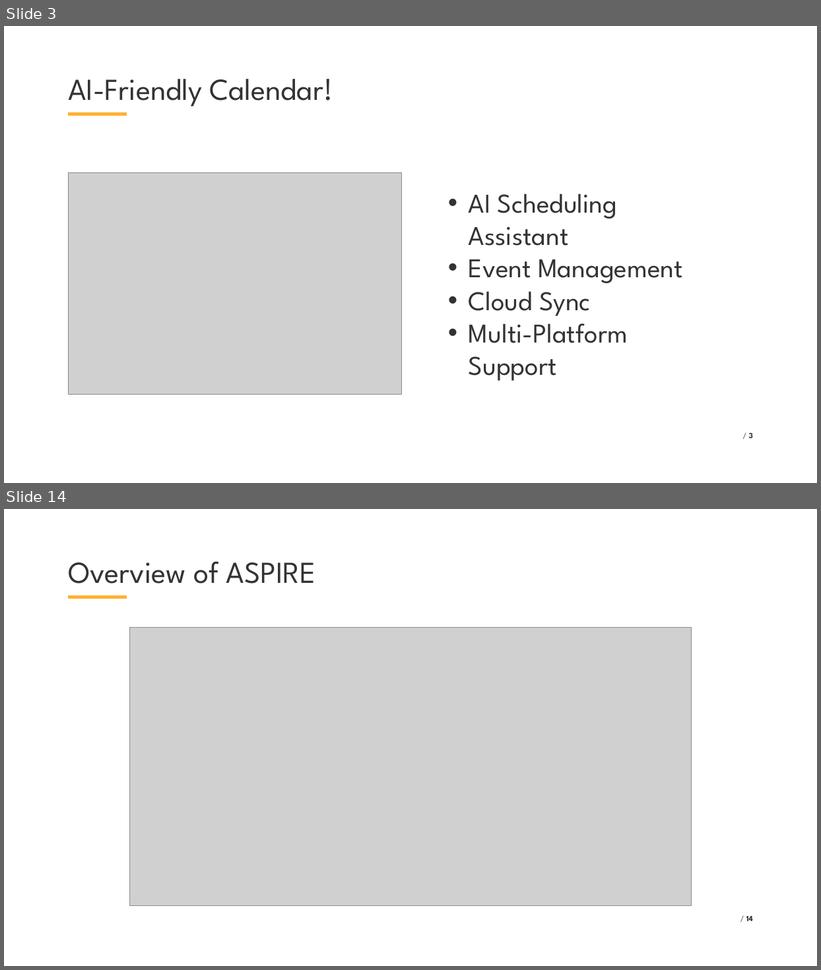
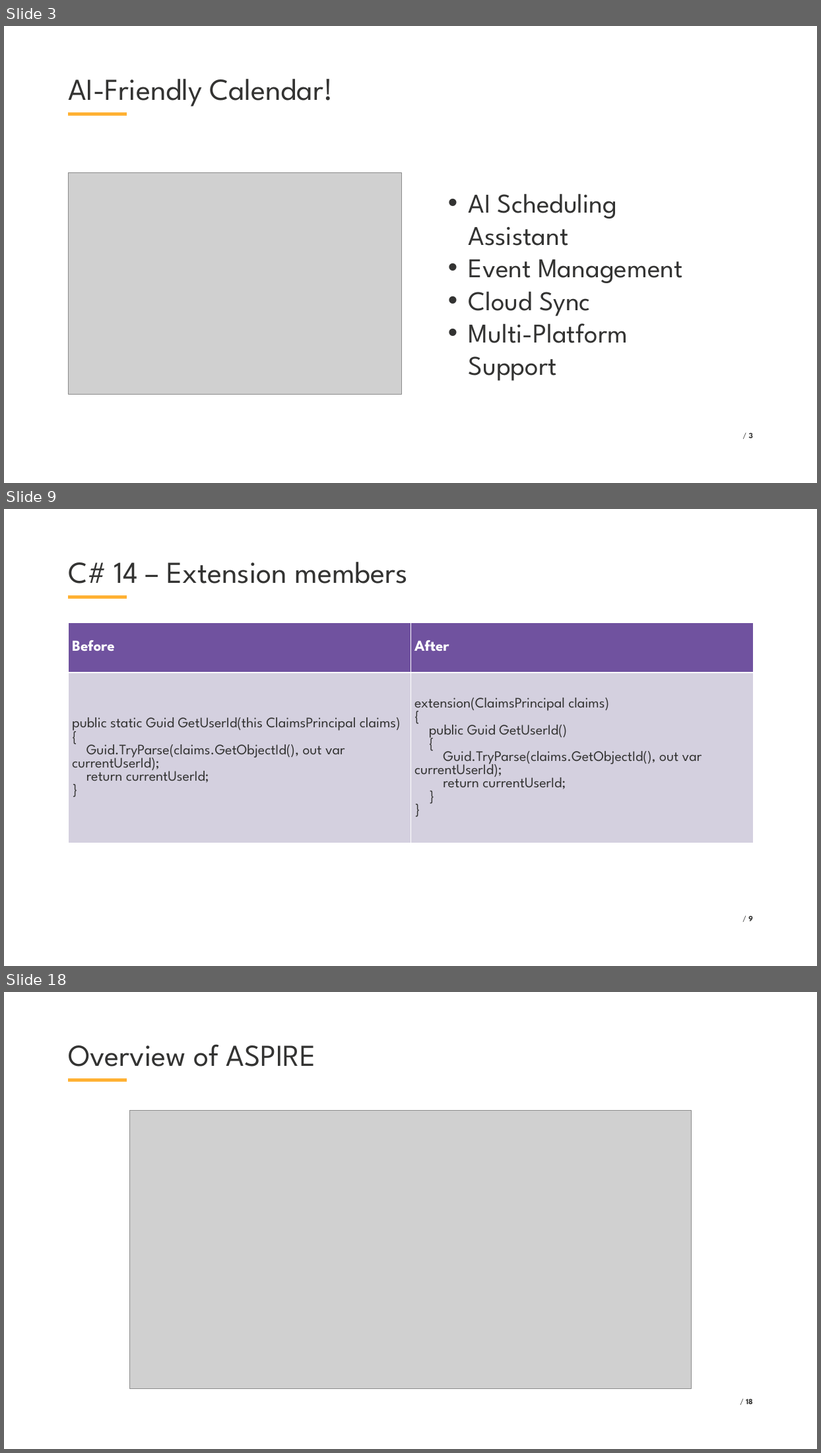
Before and after one commit to VladislavAntonyuk/AICalendar, a slide deck: .NET Conf 2025 - Ukraine (Eng).pptx. Shown one above the other, each under a label of ours: slides 3 and 14 before the commit, slides 3, 9 and 18 after it; the slides between them are not shown. The pictures are 821x970 and 821x1453 pixels, drawn with LibreOffice and Linux fonts; fonts in the diff are those of the drawing; grey boxes stand for pictures; background and template pictures are left out. Boxes give left, top, right and bottom in pixels: in the first picture for what was removed or moved away, otherwise in the second. Text is boxed around its words. In the diff, an @@ line names an element or a change of style, - is before the commit and + after.

```diff
--- a/.NET Conf 2025 - Ukraine (Eng).pptx
+++ b/.NET Conf 2025 - Ukraine (Eng).pptx
@@ slide 9 added at (x1=4, y1=509, x2=817, y2=966), background #FFFFFF; not listed: 1 template element that a slide beside it also shows @@
@@ title added at (x1=68, y1=562, x2=407, y2=584), 54 pt, text #333332 @@
+C# 14 – Extension members
@@ table added at (x1=68, y1=623, x2=753, y2=843), 2 rows, 2 columns @@
+Before | After
+public static Guid GetUserId(this ClaimsPrincipal claims) / { / Guid.TryParse(claims.GetObjectId(), out var currentUserId); / return currentUserId; / } | extension(ClaimsPrincipal claims) / { / public Guid GetUserId() / { / Guid.TryParse(claims.GetObjectId(), out var currentUserId); / return currentUserId; / } / }
@@ page number added at (x1=748, y1=916, x2=753, y2=921), 14 pt, text #333332 @@
+/ 9
@@ what was slide 14 is now slide 18 @@
@@ page number at (x1=746, y1=1399, x2=753, y2=1404): text changed @@
-/ 14
+/ 18
```
Also in this commit, not shown: 11 slides changed, 11 other slides added, 3 slides removed, 43 other files.
